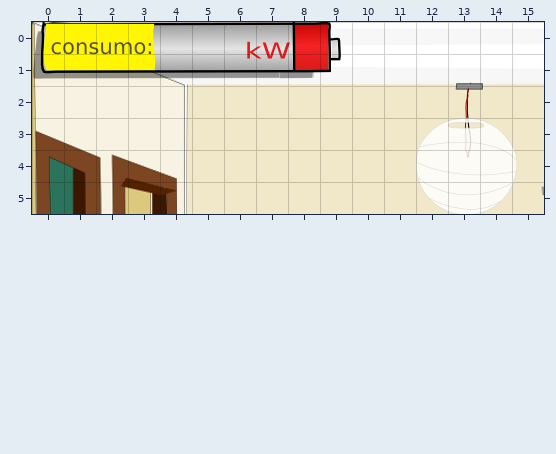
Two states of a Tiled map, data/escena_05/escena_05.tmx. That is the earlier state.
Cells are 32x32 px. Shown: x 0..15, y 0..5.
The result:
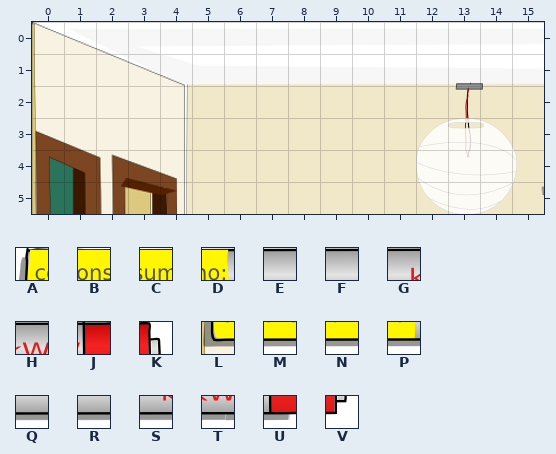
Key: from "pila": A 0, B 1, C 2, D 3, E 4, F 5, G 6, H 7, J 8, K 9, L 10, M 11, N 12, P 13, Q 14, R 15, S 16, T 17, U 18, V 19.
_ is an empty cell, . an unchanged one.
See-through tiles are keyed as they look on the map.
From the commit log: agregada escena 7 y otros objetos
What changed:
--- layer "background_e05 #2"
@@ x 0..9 @@
-0 ABCDEFGHJK
-1 LMNPQRSTUV
+0 __________
+1 __________
Pixel boxes of the changes (left, top, right, bottom) in both pictures:
removed: (33, 22, 341, 79)
